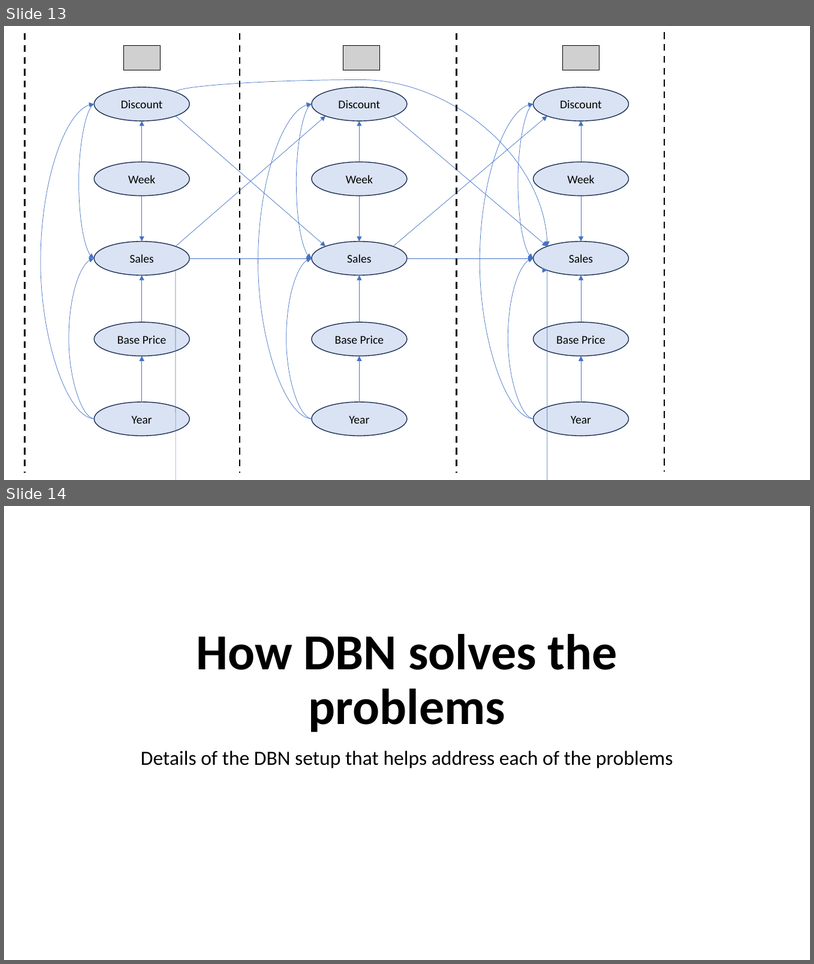
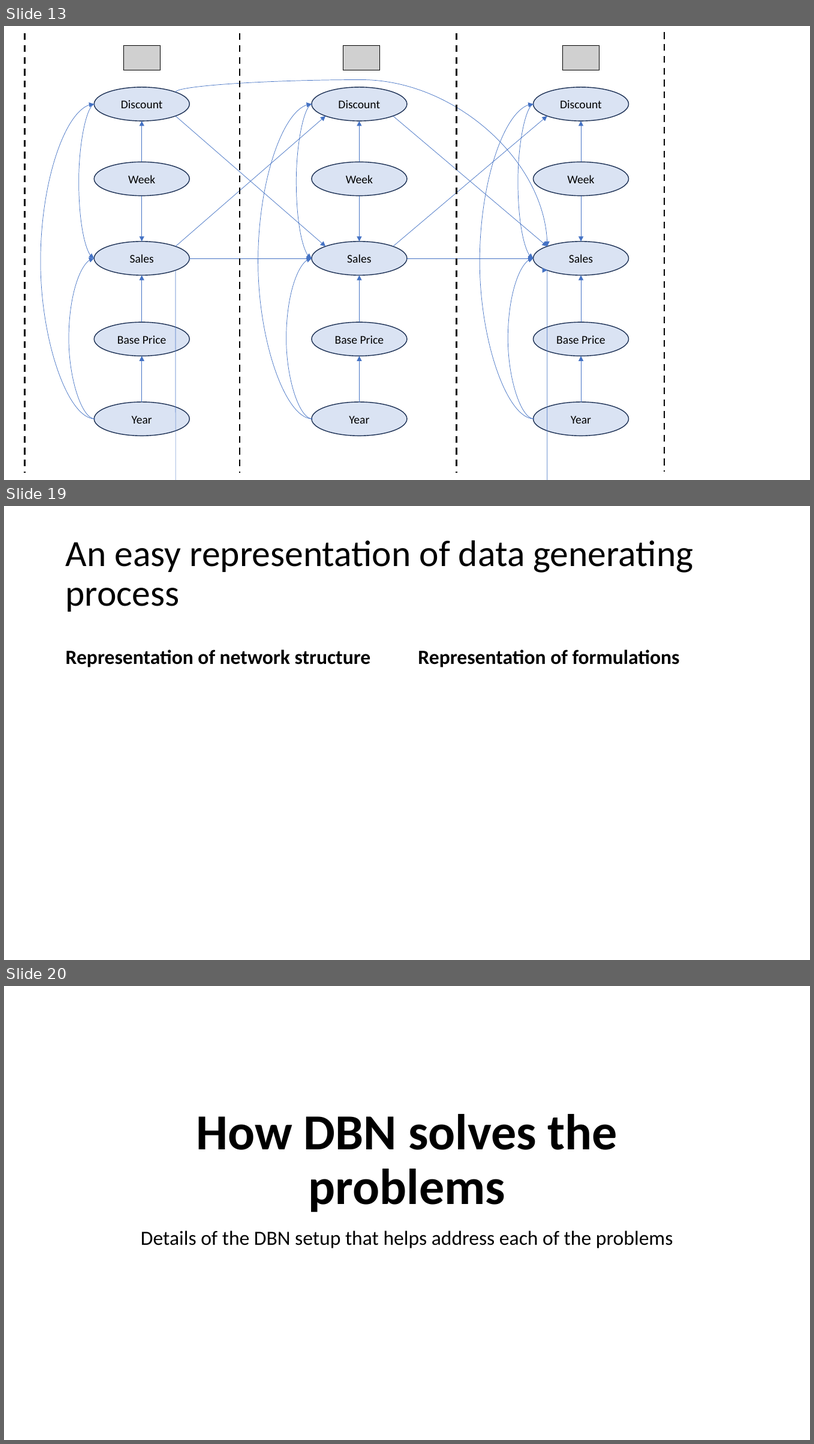
Before and after one commit to AnirbanChakraborty06/DBN-Data-Generator, a slide deck: Utility of Dynamic Bayesian Networks.pptx. Shown one above the other, each under a label of ours: slides 13 and 14 before the commit, slides 13, 19 and 20 after it; the slides between them are not shown. The pictures are 814x964 and 814x1444 pixels, drawn with LibreOffice and Linux fonts; fonts in the diff are those of the drawing; grey boxes stand for pictures. Boxes give left, top, right and bottom in pixels: in the first picture for what was removed or moved away, otherwise in the second. Text is boxed around its words. In the diff, an @@ line names an element or a change of style, - is before the commit and + after.

```diff
--- a/Utility of Dynamic Bayesian Networks.pptx
+++ b/Utility of Dynamic Bayesian Networks.pptx
@@ slide 19 added at bbox=[4, 506, 810, 960], background #FFFFFF @@
@@ title added at bbox=[66, 540, 693, 612], 44 pt, text #000000 @@
+An easy representation of data generating process
@@ text added at bbox=[66, 649, 371, 667], 24 pt, text #000000, bold @@
+Representation of network structure
@@ text added at bbox=[418, 649, 680, 667], 24 pt, text #000000, bold @@
+Representation of formulations
@@ what was slide 14 is now slide 20 @@
```
Also in this commit, not shown: 6 slides changed, 6 other slides added.
